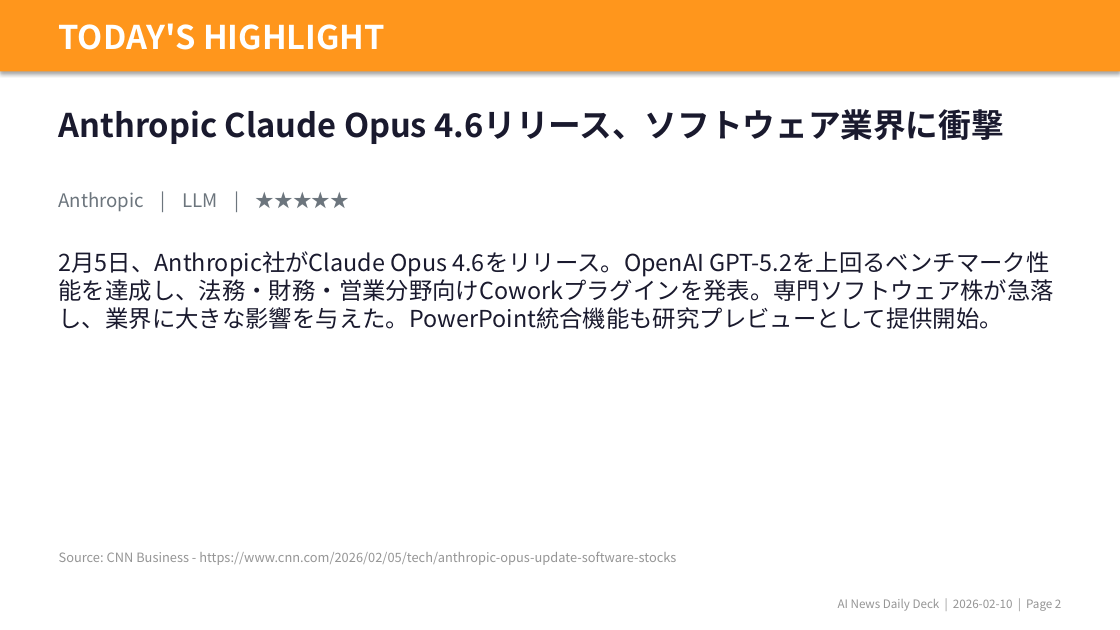
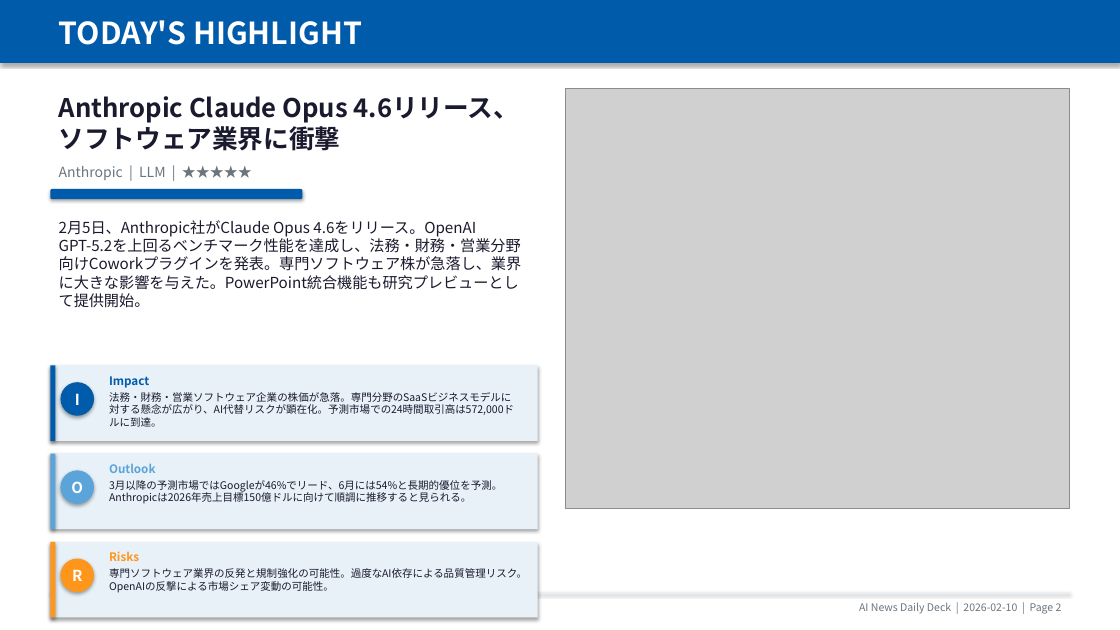
Before and after one commit to chel2311/ai-news-deck-reports, a slide deck: slide 3 of 2026-02-10/report.pptx. Drawn at 1120x630 pixels with LibreOffice and Linux fonts; fonts in the diff are those of the drawing; grey boxes stand for pictures. Boxes give left, top, right and bottom in pixels: in the first picture for what was removed or moved away, otherwise in the second. Text is boxed around its words. In the diff, an @@ line names an element or a change of style, - is before the commit and + after.

```diff
--- a/2026-02-10/report.pptx
+++ b/2026-02-10/report.pptx
@@ rectangle: place and size @@
-rectangle at [0, 0, 1120, 71]
+rectangle at [0, 0, 1120, 63]
@@ rectangle at [0, 0, 1120, 63]: fill #FF961C to #005BAB @@
@@ text "TODAY'S HIGHLIGHT" at [59, 20, 362, 45]: size 28 to 26 pt @@
@@ text "Anthropic Claude Opus 4.6リリース、ソフトウェア業界に衝撃": place and size @@
-text "Anthropic Claude Opus 4.6リリース、ソフトウェア業界に衝撃" at [59, 109, 1003, 144]
+text "Anthropic Claude Opus 4.6リリース、ソフトウェア業界に衝撃" at [59, 96, 519, 151]
@@ text "Anthropic Claude Opus 4.6リリース、ソフトウェア業界に衝撃" at [59, 96, 519, 151]: size 28 to 22 pt @@
@@ picture added at [565, 88, 1070, 508] @@
@@ text "Anthropic | LLM | ★★★★★": place and size @@
-text "Anthropic | LLM | ★★★★★" at [59, 192, 217, 211]
+text "Anthropic | LLM | ★★★★★" at [59, 166, 166, 180]
@@ text "Anthropic | LLM | ★★★★★" at [59, 166, 166, 180]: size 16 to 12 pt @@
@@ rounded rectangle added at [50, 189, 302, 199], fill #005BAB @@
@@ text "2月5日、Anthropic社がClaude Opus 4.6をリリース。OpenAI GPT-5.2を上回るベンチマー ...": place and size @@
-text "2月5日、Anthropic社がClaude Opus 4.6をリリース。OpenAI GPT-5.2を上回るベンチマー ..." at [59, 251, 1054, 329]
+text "2月5日、Anthropic社がClaude Opus 4.6をリリース。OpenAI GPT-5.2を上回るベンチマー ..." at [59, 220, 522, 308]
@@ text "2月5日、Anthropic社がClaude Opus 4.6をリリース。OpenAI GPT-5.2を上回るベンチマー ..." at [59, 220, 522, 308]: size 20 to 13 pt @@
@@ rectangle added at [50, 365, 538, 441], fill #E8F1F8 @@
@@ rectangle added at [50, 365, 55, 441], fill #005BAB @@
@@ ellipse added at [60, 382, 94, 416], fill #005BAB @@
@@ text added at [109, 376, 149, 388], 10 pt, text #005BAB, bold @@
+Impact
@@ text added at [75, 393, 80, 405], 13 pt, text #FFFFFF, bold @@
+I
@@ text added at [109, 392, 514, 427], 9 pt, text #1A1A2E @@
+法務・財務・営業ソフトウェア企業の株価が急落。専門分野のSaaSビジネスモデルに対する懸念が広がり、AI代替リスクが顕在化。予測市場での24時間取引高は572,000ドルに到達。
@@ rectangle added at [50, 454, 538, 529], fill #E8F1F8 @@
@@ rectangle added at [50, 454, 55, 529], fill #5BA4D9 @@
@@ ellipse added at [60, 471, 94, 504], fill #5BA4D9 @@
@@ text added at [109, 463, 156, 473], 10 pt, text #5BA4D9, bold @@
+Outlook
@@ text added at [71, 481, 83, 493], 13 pt, text #FFFFFF, bold @@
+O
@@ text added at [109, 480, 502, 504], 9 pt, text #1A1A2E @@
+3月以降の予測市場ではGoogleが46%でリード、6月には54%と長期的優位を予測。Anthropicは2026年売上目標150億ドルに向けて順調に推移すると見られる。
@@ rectangle added at [50, 542, 538, 618], fill #E8F1F8 @@
@@ rectangle added at [50, 542, 55, 618], fill #FF961C @@
@@ text removed at [59, 552, 676, 565] @@
-Source: CNN Business - https://www.cnn.com/2026/02/05/tech/anthropic-opus-update-software-stocks
@@ ellipse added at [60, 559, 94, 592], fill #FF961C @@
@@ text added at [72, 569, 82, 581], 13 pt, text #FFFFFF, bold @@
+R
@@ text added at [109, 551, 139, 561], 10 pt, text #FF961C, bold @@
+Risks
@@ text added at [109, 568, 527, 593], 9 pt, text #1A1A2E @@
+専門ソフトウェア業界の反発と規制強化の可能性。過度なAI依存による品質管理リスク。OpenAIの反撃による市場シェア変動の可能性。
@@ text "AI News Daily Deck | ..." at [859, 602, 1062, 614]: size 10 to 9 pt, text colour #959595 to #6C757D @@
@@ rectangle added at [50, 592, 1070, 593], fill #E8F1F8 @@
```
Also in this commit, not shown: 3 other slides changed, 6 slides added, 11 slides removed, 10 other files.
